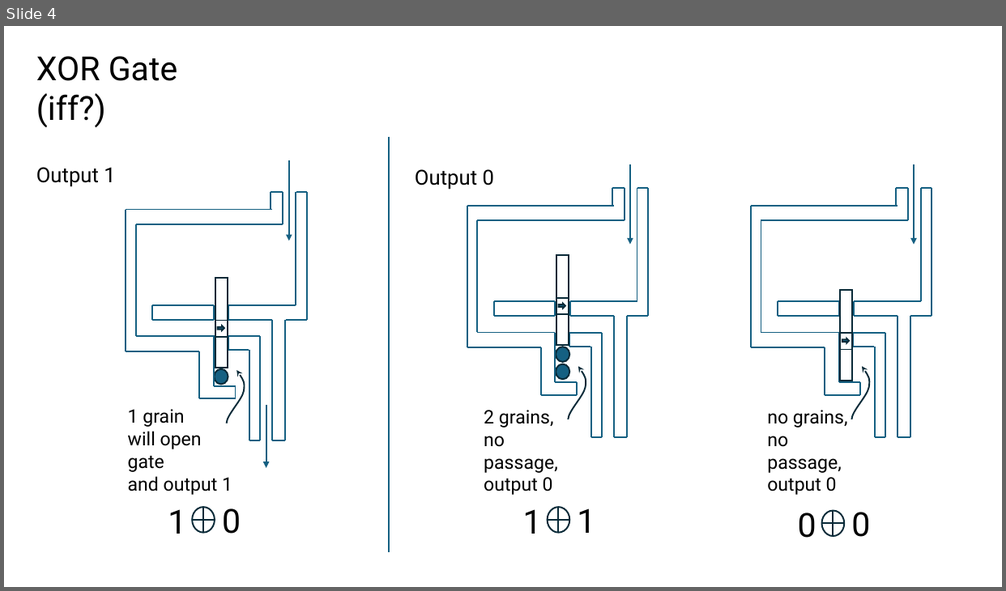
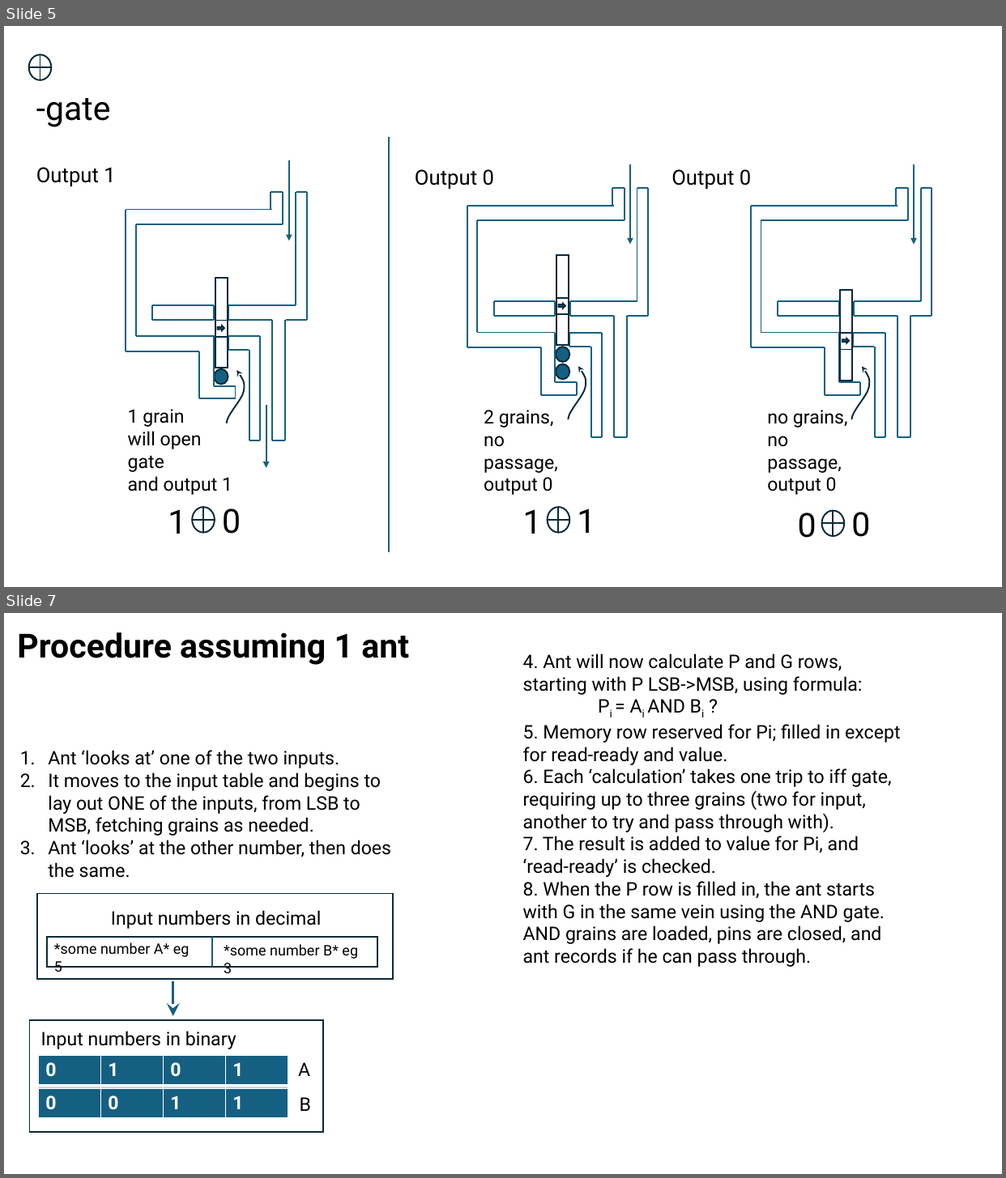
Before and after one commit to John-Cap/Ant-Colony-Calculator-Simulator, a slide deck: design/ant_board.pptx. Shown one above the other, each under a label of ours: slide 4 before the commit, slides 5 and 7 after it; the slides between them are not shown. The pictures are 1006x591 and 1006x1178 pixels, drawn with LibreOffice and Linux fonts; fonts in the diff are those of the drawing. Boxes give left, top, right and bottom in pixels: in the first picture for what was removed or moved away, otherwise in the second. Text is boxed around its words. In the diff, an @@ line names an element or a change of style, - is before the commit and + after.

```diff
--- a/design/ant_board.pptx
+++ b/design/ant_board.pptx
@@ slide 7 added at bbox=[4, 613, 1002, 1174], background #FFFFFF @@
@@ text added at bbox=[17, 632, 409, 665], 32 pt, text #000000, bold @@
+Procedure assuming 1 ant
@@ text added at bbox=[523, 653, 900, 967], 18 pt, text #000000 @@
+4. Ant will now calculate P and G rows, starting with P LSB->MSB, using formula:
+Pi = Ai AND Bi ?
+5. Memory row reserved for Pi; filled in except for read-ready and value.
+6. Each ‘calculation’ takes one trip to iff gate, requiring up to three grains (two for input, another to try and pass through with).
+7. The result is added to value for Pi, and ‘read-ready’ is checked.
+8. When the P row is filled in, the ant starts with G in the same vein using the AND gate. AND grains are loaded, pins are closed, and ant records if he can pass through.
@@ text added at bbox=[48, 750, 391, 878], 18 pt, text #000000 @@
+1. Ant ‘looks at’ one of the two inputs.
+2. It moves to the input table and begins to lay out ONE of the inputs, from LSB to MSB, fetching grains as needed.
+3. Ant ‘looks’ at the other number, then does the same.
@@ rectangle added at bbox=[37, 894, 393, 979], outline #092A39 1.5 pt @@
@@ text added at bbox=[111, 910, 321, 929], 18 pt, text #000000 @@
+Input numbers in decimal
@@ rectangle added at bbox=[47, 937, 377, 967], outline #092A39 1.5 pt @@
@@ text added at bbox=[54, 943, 189, 972], 14 pt, text #000000 @@
+*some number A* eg 5
@@ line added from (212, 937) to (212, 967), #156082 1.5 pt @@
@@ text added at bbox=[224, 944, 358, 973], 14 pt, text #000000 @@
+*some number B* eg 3
@@ arrow added from (173, 982) to (173, 1016), #156082 2.5 pt @@
@@ rectangle added at bbox=[29, 1020, 323, 1131], outline #092A39 1.5 pt @@
@@ text added at bbox=[41, 1031, 236, 1050], 18 pt, text #000000 @@
+Input numbers in binary
@@ table added at bbox=[38, 1055, 286, 1116], 2 rows, 4 columns @@
+0 | 1 | 0 | 1
+ |  |  | 
@@ text added at bbox=[298, 1063, 310, 1076], 18 pt, text #000000 @@
+A
@@ table added at bbox=[38, 1089, 286, 1120], 1 rows, 4 columns @@
+0 | 0 | 1 | 1
@@ text added at bbox=[300, 1097, 311, 1111], 18 pt, text #000000 @@
+B
@@ what was slide 4 is now slide 5 @@
@@ slide 5 changed as well @@
@@ flow chart or added at bbox=[28, 54, 51, 80], outline #092A39 1.5 pt @@
@@ text at bbox=[36, 98, 111, 127]: text changed @@
-XOR Gate (iff?)
+-gate
@@ text added at bbox=[671, 169, 751, 190], 20 pt, text #000000 @@
+Output 0
```
Also in this commit, not shown: 3 other slides changed, 3 other slides added, 1 slide removed.
